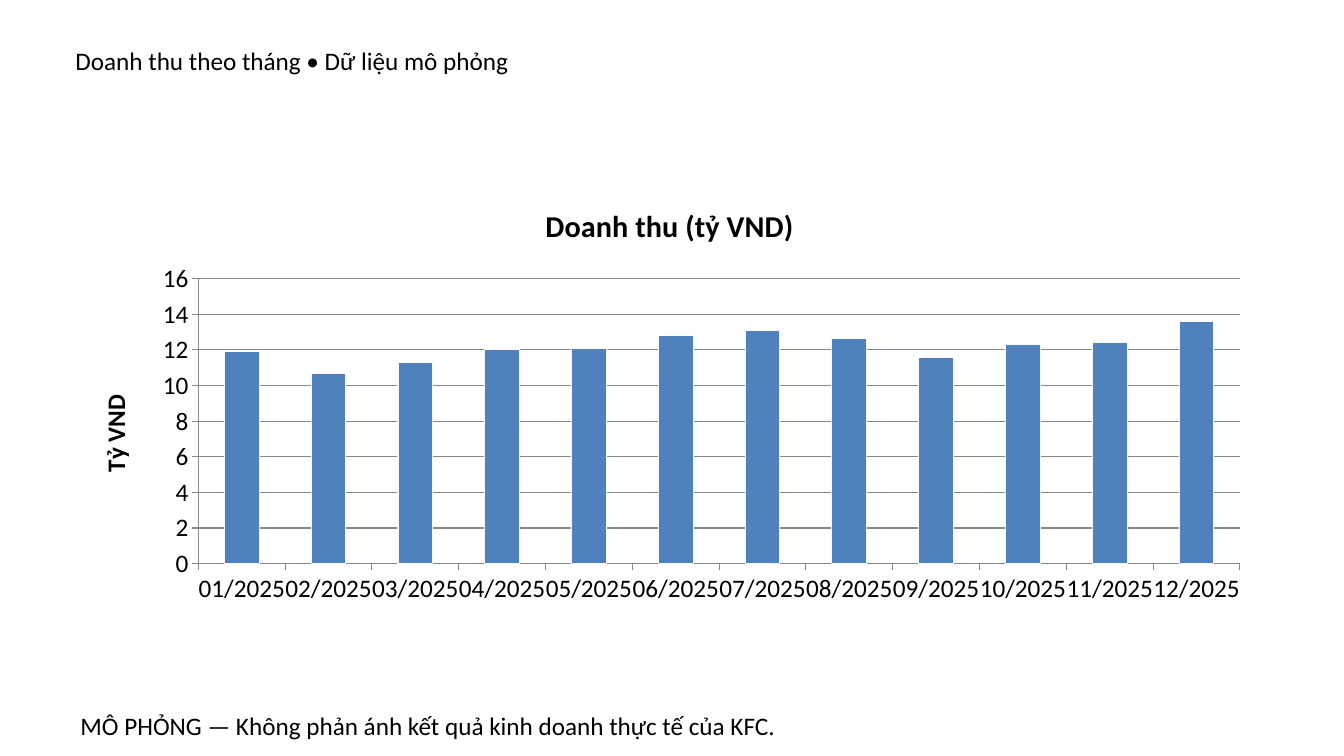
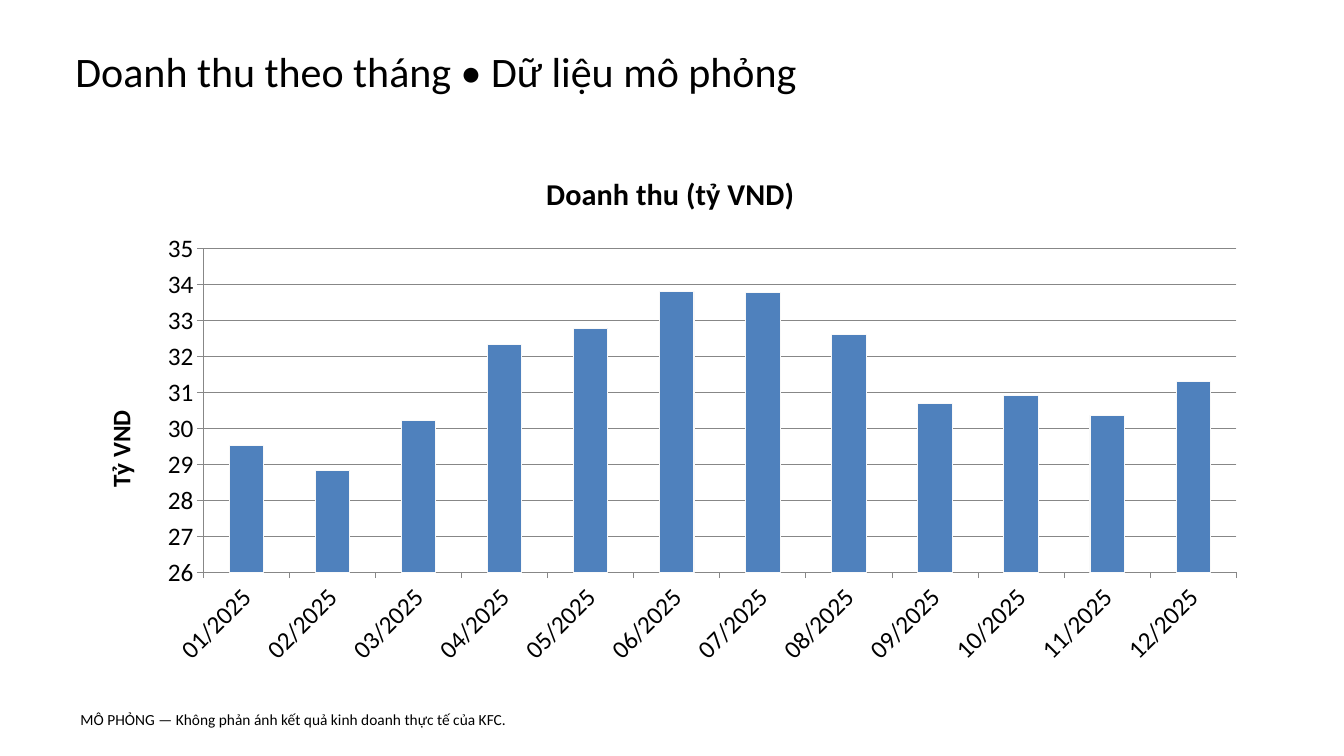
Before and after one commit to haonuongbo/Phan-tich-du-lieu-trong-moi-truong-doanh-nghiep, a slide deck: slide 7 of BaoCao/ThuyetTrinh.pptx. Drawn at 1344x756 pixels with LibreOffice and Linux fonts; fonts in the diff are those of the drawing. Boxes give left, top, right and bottom in pixels: in the first picture for what was removed or moved away, otherwise in the second. Text is boxed around its words. In the diff, an @@ line names an element or a change of style, - is before the commit and + after.

```diff
--- a/BaoCao/ThuyetTrinh.pptx
+++ b/BaoCao/ThuyetTrinh.pptx
@@ text "Doanh thu theo tháng • ..." at box(75, 58, 796, 95): size 18 to 30 pt @@
@@ column chart at box(81, 151, 1260, 676) @@
-Doanh thu (tỷ VND): 11.9, 10.7, 11.3, 12, 12.1, 12.8, 13.1, 12.7, 11.6, 12.3, 12.4, 13.6
+Doanh thu (tỷ VND): 30, 29, 30, 32, 33, 34, 34, 33, 31, 31, 30, 31
@@ column chart: place and size @@
-column chart at box(76, 185, 1264, 612)
+column chart at box(81, 151, 1260, 676)
@@ text "MÔ PHỎNG — Không phản ..." at box(80, 712, 506, 728): size 18 to 11 pt @@
```
Also in this commit, not shown: 6 other slides changed, 17 other files.
